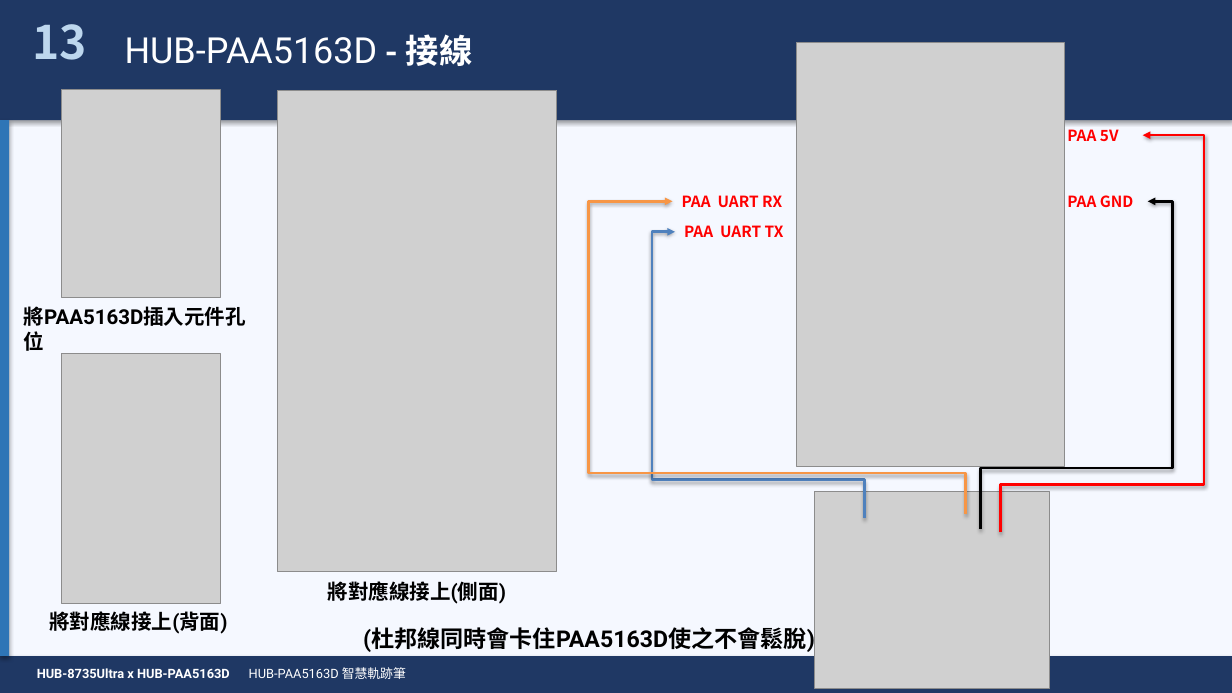
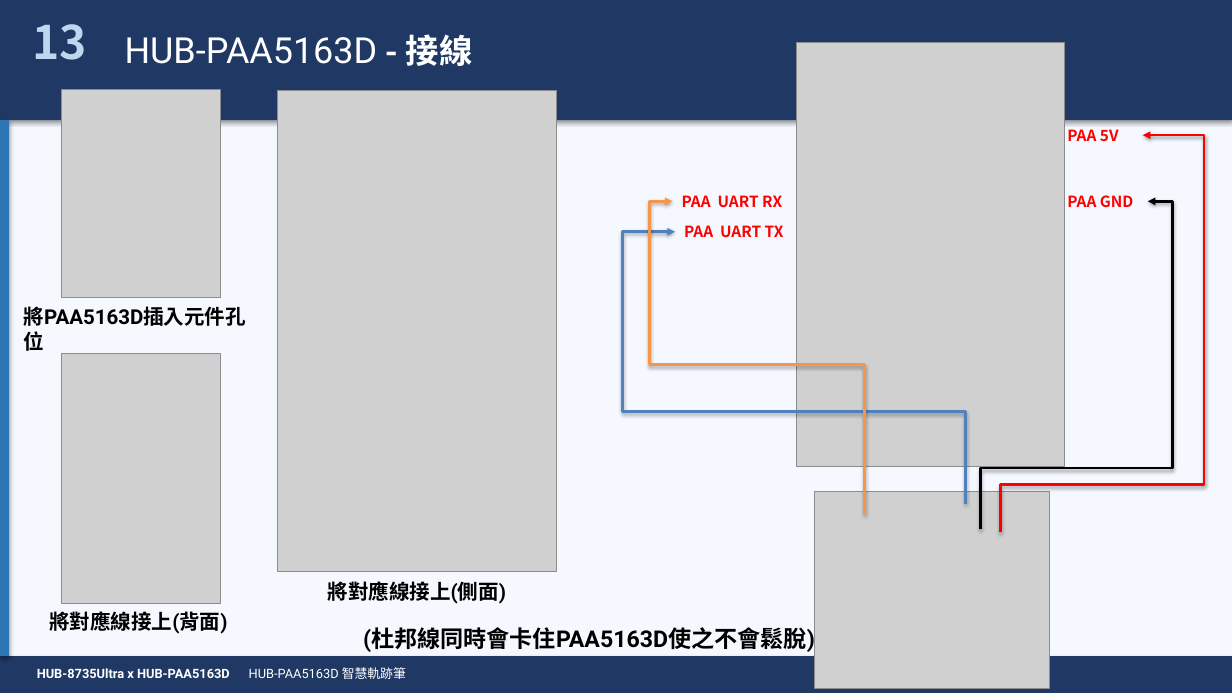
Before and after one commit to mcgee0916/ai_pen, a slide deck: slide 23 of AI-PEN.pptx. Drawn at 1232x693 pixels with LibreOffice and Linux fonts; fonts in the diff are those of the drawing; grey boxes stand for pictures. Boxes give left, top, right and bottom in pixels: in the first picture for what was removed or moved away, otherwise in the second. Text is boxed around its words. In the diff, an @@ line names an element or a change of style, - is before the commit and + after.

Commit message:
update AI-PEN files

```diff
--- a/AI-PEN.pptx
+++ b/AI-PEN.pptx
@@ elbow arrow moved from (965, 514) - (673, 201) to (864, 514) - (673, 201) @@
@@ elbow arrow moved from (864, 518) - (675, 232) to (966, 504) - (675, 232) @@
```
